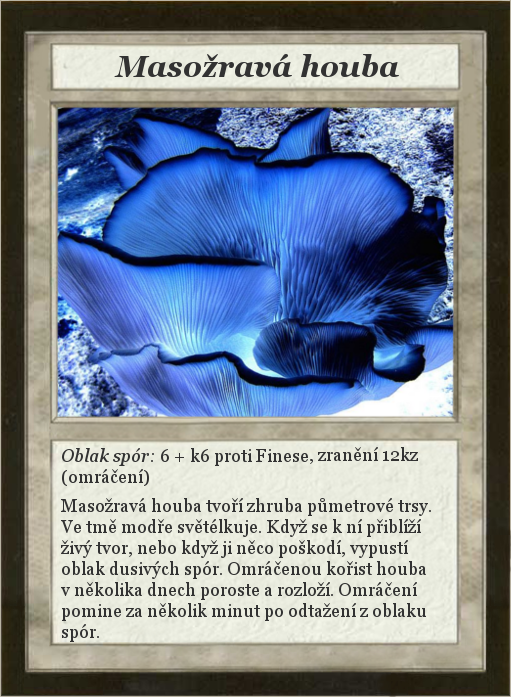
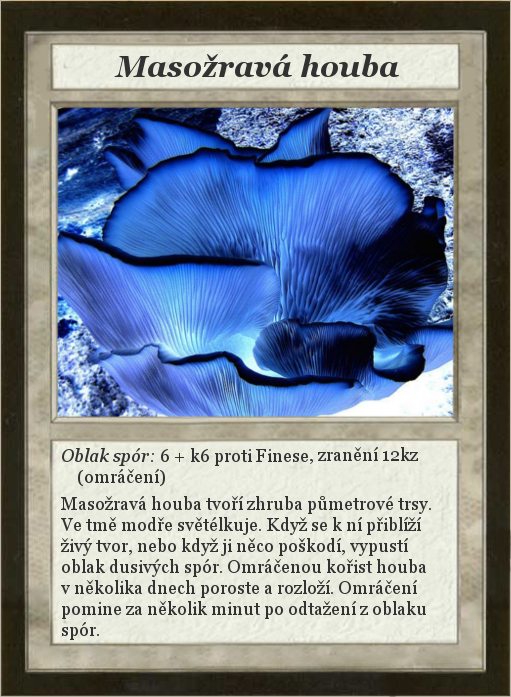
Two versions of the same layered image (511x697). Layer-by-layer changes:
painted on "Oblak spór: 6 + k6 proti Fines..." over bbox(61, 469, 431, 642)
